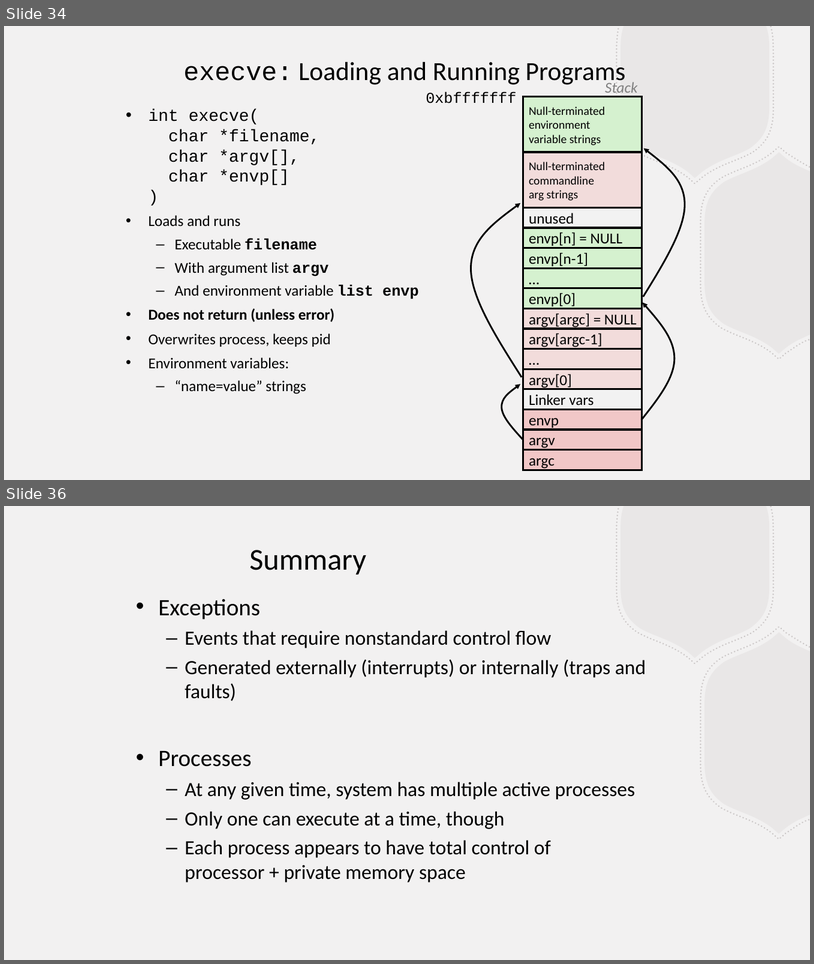
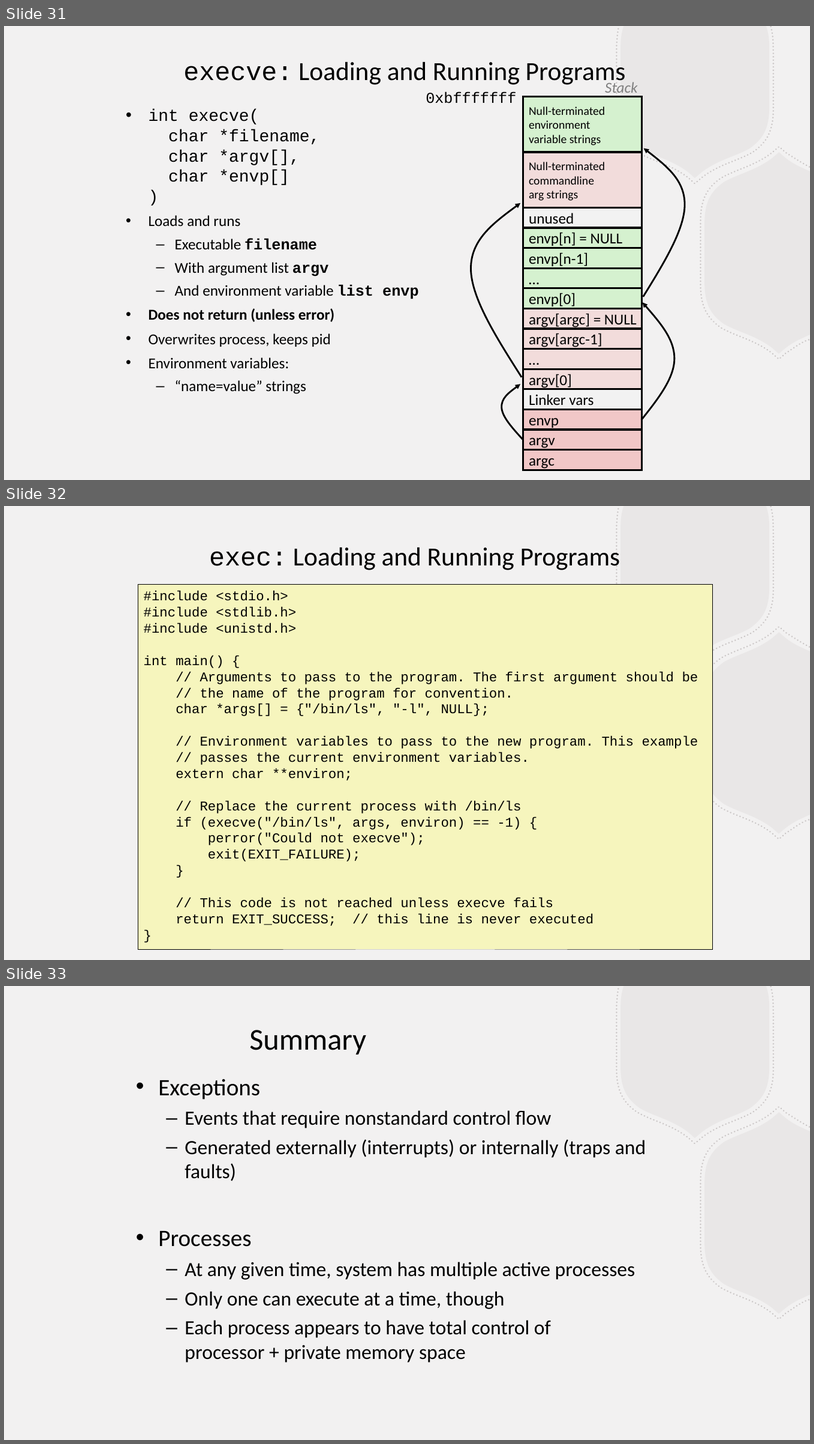
Before and after one commit to BillJr99/Ursinus-CS376, a slide deck: files/lectures/shellipc.pptx. Shown one above the other, each under a label of ours: slides 34 and 36 before the commit, slides 31, 32 and 33 after it; the slides between them are not shown. The pictures are 814x964 and 814x1444 pixels, drawn with LibreOffice and Linux fonts; fonts in the diff are those of the drawing. Boxes give left, top, right and bottom in pixels: in the first picture for what was removed or moved away, otherwise in the second. Text is boxed around its words. In the diff, an @@ line names an element or a change of style, - is before the commit and + after.

```diff
--- a/files/lectures/shellipc.pptx
+++ b/files/lectures/shellipc.pptx
@@ slide 32 added at <box>4,506,810,960</box>, background #F2F1F1; not listed: 4 template elements that a slide beside it also shows @@
@@ text added at <box>209,546,621,570</box>, 31 pt, text #000000 @@
+exec: Loading and Running Programs
@@ rectangle added at <box>138,584,713,949</box>, fill #F6F5BD, outline #000000 0.26 pt, 16 pt, text #000000 @@
+#include <stdio.h>
+#include <stdlib.h>
+#include <unistd.h>
+int main() {
+// Arguments to pass to the program. The first argument should be
+// the name of the program for convention.
+char *args[] = {"/bin/ls", "-l", NULL};
+// Environment variables to pass to the new program. This example
+// passes the current environment variables.
+extern char **environ;
+// Replace the current process with /bin/ls
+if (execve("/bin/ls", args, environ) == -1) {
+perror("Could not execve");
+exit(EXIT_FAILURE);
+}
+// This code is not reached unless execve fails
+return EXIT_SUCCESS; // this line is never executed
+}
@@ what was slide 34 is now slide 31 @@
@@ what was slide 36 is now slide 33 @@
```
Also in this commit, not shown: 1 slide changed, 37 slides removed, 1 other file.
